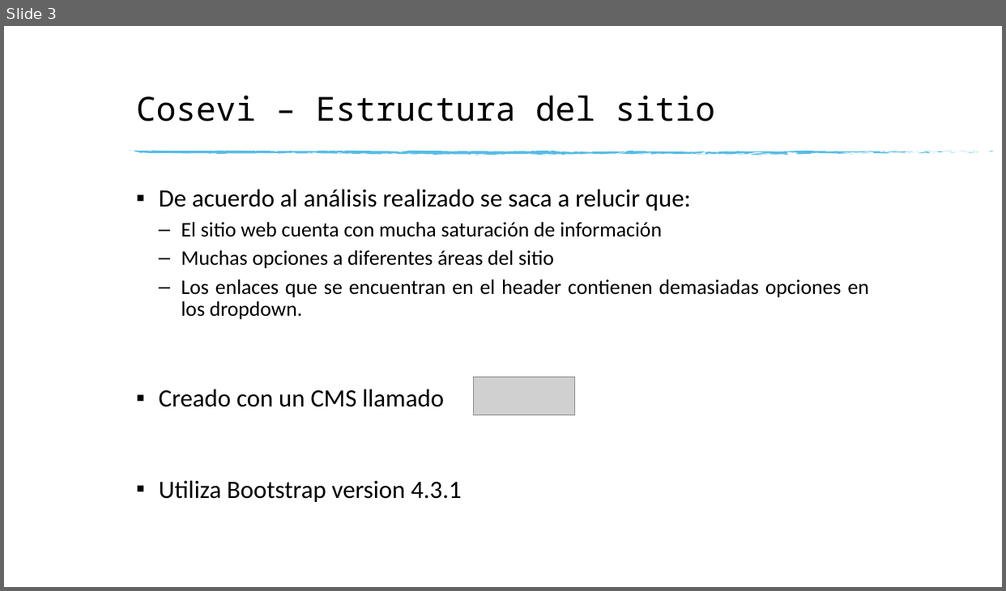
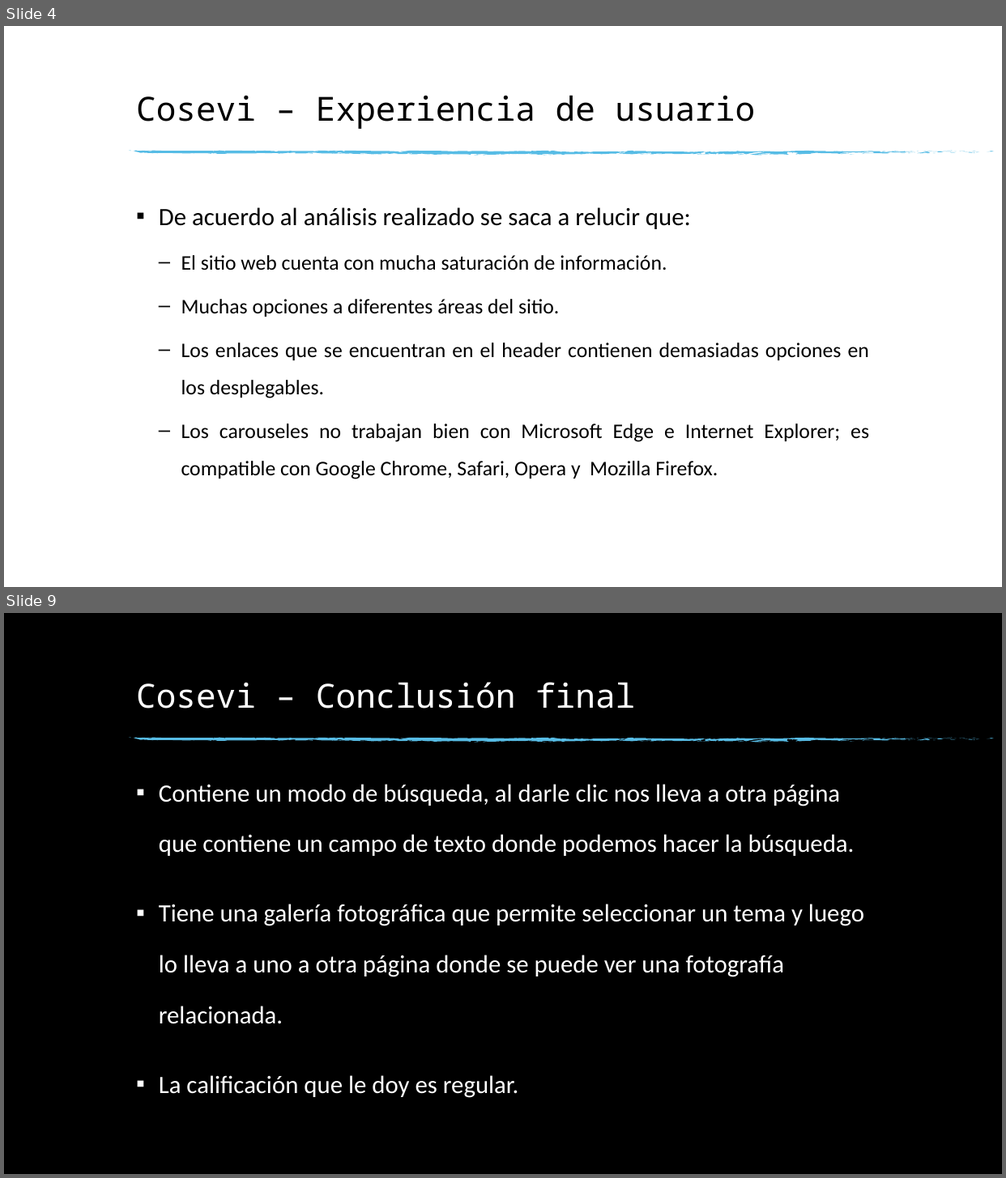
Before and after one commit to andres-elias-vargas-cenfotec/informacion-web-curso, a slide deck: Tarea#1/Tarea#1-Exposición.pptx. Shown one above the other, each under a label of ours: slide 3 before the commit, slides 4 and 9 after it; the slides between them are not shown. The pictures are 1006x591 and 1006x1178 pixels, drawn with LibreOffice and Linux fonts; fonts in the diff are those of the drawing; grey boxes stand for pictures; background and template pictures are left out. Boxes give left, top, right and bottom in pixels: in the first picture for what was removed or moved away, otherwise in the second. Text is boxed around its words. In the diff, an @@ line names an element or a change of style, - is before the commit and + after.

```diff
--- a/Tarea#1/Tarea#1-Exposición.pptx
+++ b/Tarea#1/Tarea#1-Exposición.pptx
@@ slide 9 added at [4,613,1002,1174], background picture (left out); not listed: 74 template elements that a slide beside it also shows @@
@@ title added at [136,682,635,709], 32 pt, text #FFFFFF @@
+Cosevi – Conclusión final
@@ text added at [159,784,864,1098], 24 pt, text #FFFFFF @@
+▪ Contiene un modo de búsqueda, al darle clic nos lleva a otra página que contiene un campo de texto donde podemos hacer la búsqueda.
+▪ Tiene una galería fotográfica que permite seleccionar un tema y luego lo lleva a uno a otra página donde se puede ver una fotografía relacionada.
+▪ La calificación que le doy es regular.
@@ what was slide 3 is now slide 4 @@
@@ slide 4 changed as well @@
@@ title at [136,95,756,129]: text changed @@
-Cosevi – Estructura del sitio
+Cosevi – Experiencia de usuario
@@ text at [159,207,691,229]: line spacing 0.9 to 1.5 @@
@@ text at [181,255,869,480]: text changed @@
-  – El sitio web cuenta con mucha saturación de información
-  – Muchas opciones a diferentes áreas del sitio
-  – Los enlaces que se encuentran en el header contienen demasiadas opciones en los dropdown.
-▪ Creado con un CMS llamado
-▪ Utiliza Bootstrap version 4.3.1
+  – El sitio web cuenta con mucha saturación de información.
+  – Muchas opciones a diferentes áreas del sitio.
+  – Los enlaces que se encuentran en el header contienen demasiadas opciones en los desplegables.
+  – Los carouseles no trabajan bien con Microsoft Edge e Internet Explorer; es compatible con Google Chrome, Safari, Opera y Mozilla Firefox.
@@ picture removed at [473,377,574,416] @@
```
Also in this commit, not shown: 4 other slides changed, 4 other slides added, 4 slides removed, 1 other file.
